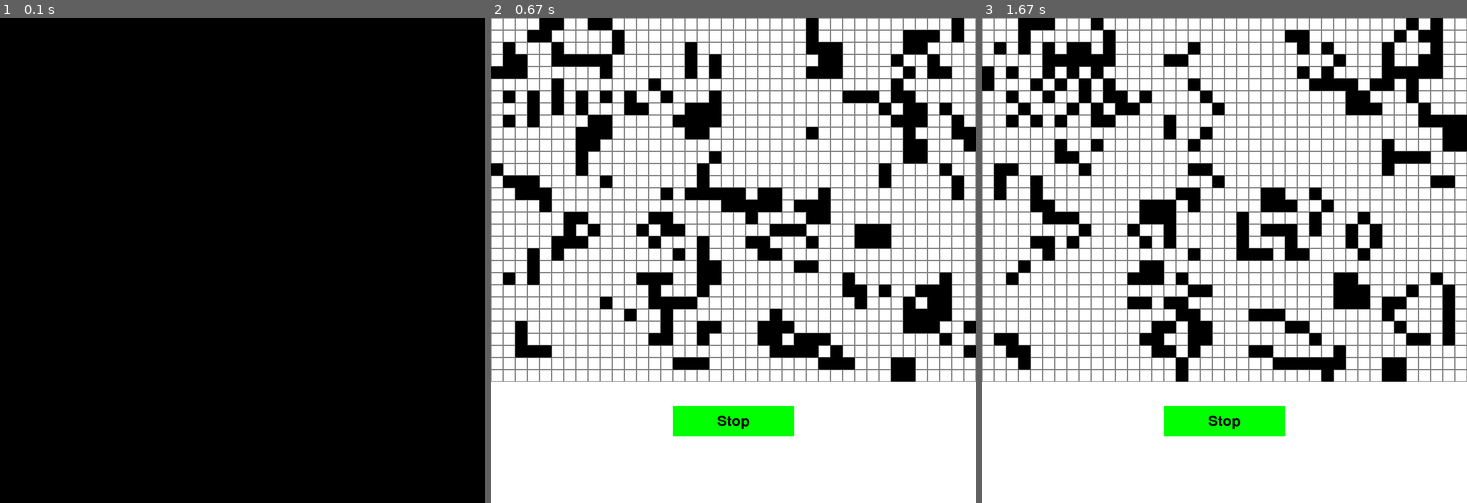
Above: before the commit, frames 1-3 (left to right).
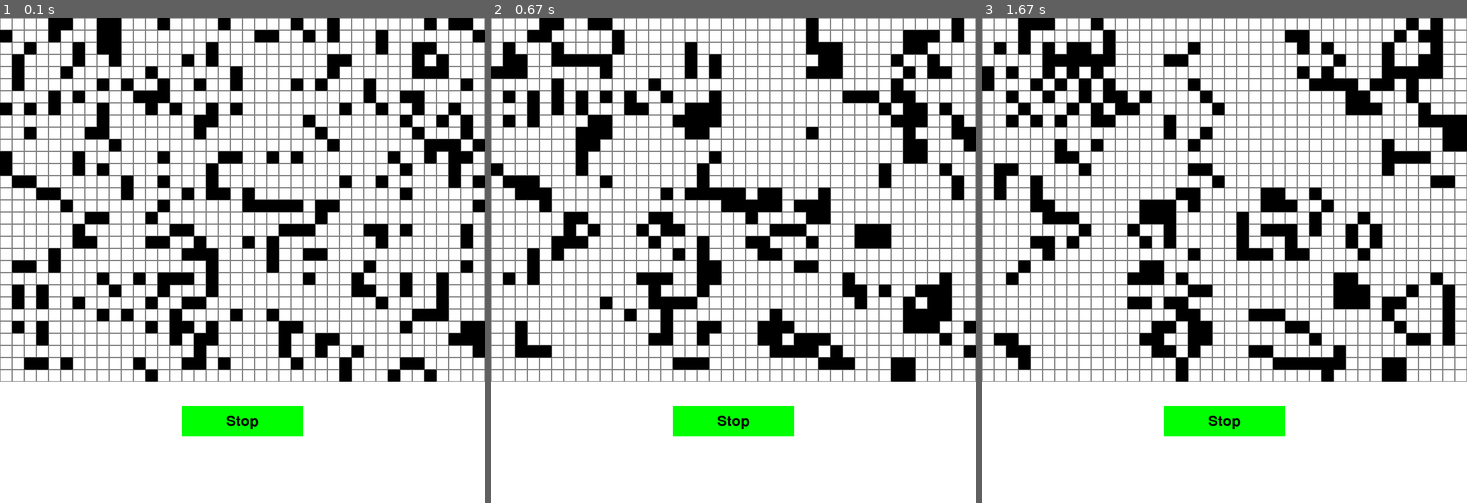
Above: after the commit, the same moments.

Repository: szdomzalski/design-patterns-sandbox
Game: pygame game, started from game-of-life/main.py
Two runs of this game, one before a commit and one after it. Both use one fixed random seed, a clock stepped at 60 frames per second and the inputs below.
Inputs:
- Up to frame 1 (0.1 s): no input
- Up to frame 2 (0.67 s): click "Stop" at 0.38 s
- Up to frame 3 (1.67 s): no input

The runs differ from the first frame. In frame 1, 84% of the frame differs, in the area x 0-100%, y 0-100%; in frame 2, nothing differs; in frame 3, nothing differs.

Commit message:
Refactored UI elements a bit for future UI event handling

Diff:
--- a/game-of-life/game_controller.py
+++ b/game-of-life/game_controller.py
@@ -1,6 +1,5 @@
 from __future__ import annotations
 from abc import ABC, abstractmethod
-import re
 import numpy as np
 import pygame
 
@@ -10,17 +9,23 @@
 
 
 class GameController(EventSubscriber):
-    def __init__(self, game_logic: GameOfLifeRuleset, initial_state: np.ndarray):
+    def __init__(self, timer: Timer, ui: UI, game_logic: GameOfLifeRuleset, initial_state: np.ndarray) -> None:
         '''
         Initialize the GameController.
+        :param timer: The Timer object used to control the game timing.
+        :param ui: The UI object responsible for rendering the game state.
         :param game_logic: The game logic (ruleset) to use (must implement GameOfLifeRuleset).
         :param initial_state: The initial game state as a numpy array.
         :return: None
         '''
         self.game_logic = game_logic
         self.board_state = initial_state
-        self.update_needed = False
+        self.ui_render_needed = False
         self.game_state: GameState = GameRunning()
+        self.ui = ui
+        self.ui.render(self.board_state)
+        self.timer = timer
+        self.timer.attach(self)
 
     def on_event(self, publisher: EventPublisher) -> None:
         '''
@@ -30,7 +35,7 @@
         '''
         match publisher:
             case Timer():
-                self.board_state, self.update_needed = self.game_state.handle_timer_tick(
+                self.board_state, self.ui_render_needed = self.game_state.handle_timer_tick(
                     self.game_logic, self.board_state)
             case _:
                 pass
@@ -42,11 +47,10 @@
         '''
         return self.board_state
 
-    def run(self, ui: UI, timer: Timer) -> None:
+    def run(self, timer: Timer) -> None:
         '''
         Run the main game loop, handling events and updating the UI.
 
-        :param ui: The UI object responsible for rendering the game state.
         :param timer: The Timer object used to control the game timing.
         :return: None
         The loop continues running until a QUIT event is detected or the timer is stopped.
@@ -56,20 +60,22 @@
         running = True
         with timer:
             while running:
+                self.ui.run()
                 for event in pygame.event.get():
                     if event.type == pygame.QUIT:
                         running = False
                     if event.type == pygame.MOUSEBUTTONDOWN:
-                        for name, (label, b_width, b_height, b_x, b_y) in ui.buttons.items():
-                            if b_x <= event.pos[0] <= b_x + b_width and b_y <= event.pos[1] <= b_y + b_height:
-                                if name == "stop":
+                        for button in self.ui.buttons:
+                            if button.x <= event.pos[0] <= button.x + button.width \
+                                    and button.y <= event.pos[1] <= button.y + button.height:
+                                if button.name == "stop":
                                     timer.stop()
                                 # Add more button actions here
                                 break
                         # Only handle button clicks, do not break for non-button clicks
-                if self.update_needed:
-                    ui.render(self.get_state())
-                    self.update_needed = False
+                if self.ui_render_needed:
+                    self.ui.render(self.get_state())
+                    self.ui_render_needed = False
         pygame.quit()
 
 
--- a/game-of-life/main.py
+++ b/game-of-life/main.py
@@ -37,12 +37,11 @@
 
     board_state = np.random.choice([0, 1], size=(n_cells_x, n_cells_y), p=[0.8, 0.2])
     game_logic = ClassicGameOfLife()
+    timer = Timer(interval_sec=0.1, step_sec=0.01)
 
-    game = GameController(game_logic, board_state)
-    timer = Timer(interval_sec=0.1, step_sec=0.01)
-    timer.attach(game)
+    game = GameController(timer, ui, game_logic, board_state)
 
-    game.run(ui, timer)
+    game.run(timer)
 
 
 if __name__ == "__main__":
--- a/game-of-life/ui.py
+++ b/game-of-life/ui.py
@@ -14,6 +14,41 @@
     GREEN = (0, 255, 0)
 
 
+class UIWindow(ABC):
+    '''
+    Abstract base class for UI windows.
+    '''
+    @abstractmethod
+    def setup(self) -> None:
+        '''
+        Set up the UI window.
+        :return: None
+        '''
+        pass
+
+    @abstractmethod
+    def clear(self) -> None:
+        '''
+        Clear the UI window.
+        :return: None
+        '''
+        pass
+
+
+class UIElement(ABC):
+    '''
+    Abstract base class for UI elements.
+    '''
+    @abstractmethod
+    def draw(self, window: UIWindow) -> None:
+        '''
+        Draw the UI element on the screen.
+        :param window: The window to draw on.
+        :return: None
+        '''
+        pass
+
+
 class UI(ABC):
     '''
     Abstract base class for UI objects. Defines the interface for updating and drawing UI elements.
@@ -23,6 +58,14 @@
         '''
         Redraw the UI according to the passed game state.
         :param board_state: The current game state to render.
+        :return: None
+        '''
+        pass
+
+    @abstractmethod
+    def run(self) -> None:
+        '''
+        Run the main event loop for the UI.
         :return: None
         '''
         pass
--- a/game-of-life/ui_pygame.py
+++ b/game-of-life/ui_pygame.py
@@ -1,66 +1,104 @@
 import pygame
 import numpy as np
-from ui import UIBuilder, UI, UIColor
+from ui import UI, UIBuilder, UIColor, UIElement, UIWindow
 from typing import Optional, Dict, Tuple
+
+# https://www.pygame.org/docs/ref/event.html#module-pygame.event
+
+class PygameUIWindow(UIWindow):
+    def __init__(self, width: int, height: int) -> None:
+        self.width = width
+        self.height = height
+        self.screen: Optional[pygame.Surface] = None
+
+    def setup(self) -> None:
+        pygame.init()
+        self.screen = pygame.display.set_mode((self.width, self.height))
+
+    def clear(self) -> None:
+        self.screen.fill(UIColor.WHITE.value)
+
+    def get_surface(self) -> pygame.Surface:
+        return self.screen
+
+
+class PygameUIGrid(UIElement):
+    def __init__(self, n_cells_x: int, n_cells_y: int, cell_width: int, cell_height: int) -> None:
+        self.n_cells_x = n_cells_x
+        self.n_cells_y = n_cells_y
+        self.cell_width = cell_width
+        self.cell_height = cell_height
+
+    def draw(self, window: PygameUIWindow) -> None:
+        for y in range(0, self.n_cells_y * self.cell_height, self.cell_height):
+            for x in range(0, self.n_cells_x * self.cell_width, self.cell_width):
+                cell = pygame.Rect(x, y, self.cell_width, self.cell_height)
+                pygame.draw.rect(window.get_surface(), UIColor.GRAY.value, cell, 1)
+
+
+class PygameUIButton(UIElement):
+    def __init__(self, name: str, label: str, width: int, height: int, x: int, y: int) -> None:
+        self.name = name
+        self.label = label
+        self.width = width
+        self.height = height
+        self.x = x
+        self.y = y
+
+    def draw(self, window: PygameUIWindow) -> None:
+        screen = window.get_surface()
+        pygame.draw.rect(screen, UIColor.GREEN.value, (self.x, self.y, self.width, self.height))
+        font = pygame.font.Font(None, 36)
+        text = font.render(self.label, True, UIColor.BLACK.value)
+        text_rect = text.get_rect(center=(self.x + self.width // 2, self.y + self.height // 2))
+        screen.blit(text, text_rect)
 
 
 class PygameUI(UI):
-    def __init__(self, screen: pygame.Surface, grid_params: tuple,
-                 buttons: Dict[str, Tuple[str, int, int, int, int]]) -> None:
-        self.screen: pygame.Surface = screen
-        self.grid_params: tuple = grid_params
-        self.buttons: Dict[str, Tuple[str, int, int, int, int]] = buttons  # Dict[name, (label, width, height, x, y)]
+    def __init__(self, screen: PygameUIWindow, grid: PygameUIGrid, buttons: list[PygameUIButton]) -> None:
+        self.screen = screen
+        self.screen.setup()
+        self.grid = grid
+        self.buttons = buttons
 
     def render(self, board_state: np.ndarray) -> None:
-        self.screen.fill(UIColor.WHITE.value)
-        self._draw_grid()
+        self.screen.clear()
+        self.grid.draw(self.screen)
+        self._draw_buttons()
+
         self._draw_cells(board_state)
-        self._draw_buttons()
         pygame.display.flip()
 
-    def _draw_grid(self) -> None:
-        n_cells_x, n_cells_y, cell_width, cell_height = self.grid_params
-        for y in range(0, n_cells_y * cell_height, cell_height):
-            for x in range(0, n_cells_x * cell_width, cell_width):
-                cell = pygame.Rect(x, y, cell_width, cell_height)
-                pygame.draw.rect(self.screen, UIColor.GRAY.value, cell, 1)
+    def run(self) -> None:
+        pass
 
     def _draw_cells(self, board_state: np.ndarray) -> None:
-        n_cells_x, n_cells_y, cell_width, cell_height = self.grid_params
-        for y in range(n_cells_y):
-            for x in range(n_cells_x):
-                cell = pygame.Rect(x * cell_width, y * cell_height, cell_width, cell_height)
+        for y in range(self.grid.n_cells_y):
+            for x in range(self.grid.n_cells_x):
+                cell = pygame.Rect(x * self.grid.cell_width, y * self.grid.cell_height, self.grid.cell_width,
+                                   self.grid.cell_height)
                 if board_state[x, y] == 1:
-                    pygame.draw.rect(self.screen, UIColor.BLACK.value, cell)
+                    pygame.draw.rect(self.screen.get_surface(), UIColor.BLACK.value, cell)
 
     def _draw_buttons(self) -> None:
-        for name in self.buttons:
-            self._draw_button(name)
-
-    def _draw_button(self, name: str) -> None:
-        btn_label, b_width, b_height, b_x, b_y = self.buttons[name]
-        pygame.draw.rect(self.screen, UIColor.GREEN.value, (b_x, b_y, b_width, b_height))
-        font = pygame.font.Font(None, 36)
-        text = font.render(btn_label, True, UIColor.BLACK.value)
-        text_rect = text.get_rect(center=(b_x + b_width // 2, b_y + b_height // 2))
-        self.screen.blit(text, text_rect)
+        for button in self.buttons:
+             button.draw(self.screen)
 
 
 class PygameUIBuilder(UIBuilder):
     def __init__(self) -> None:
-        self.screen: Optional[pygame.Surface] = None
-        self.grid_params: Optional[tuple] = None
-        self.buttons: Dict[str, Tuple[str, int, int, int, int]] = {}
+        self.screen: Optional[PygameUIWindow] = None
+        self.grid: Optional[PygameUIGrid] = None
+        self.buttons: list[PygameUIButton] = []
 
     def build_window(self, width: int, height: int) -> None:
-        pygame.init()
-        self.screen = pygame.display.set_mode((width, height))
+        self.screen = PygameUIWindow(width, height)
 
     def build_grid(self, n_cells_x: int, n_cells_y: int, cell_width: int, cell_height: int) -> None:
-        self.grid_params = (n_cells_x, n_cells_y, cell_width, cell_height)
+        self.grid = PygameUIGrid(n_cells_x, n_cells_y, cell_width, cell_height)
 
     def build_button(self, name: str, label: str, width: int, height: int, x: int, y: int) -> None:
-        self.buttons[name] = (label, width, height, x, y)
+        self.buttons.append(PygameUIButton(name, label, width, height, x, y))
 
     def get_ui(self) -> PygameUI:
-        return PygameUI(self.screen, self.grid_params, self.buttons)
+        return PygameUI(self.screen, self.grid, self.buttons)
